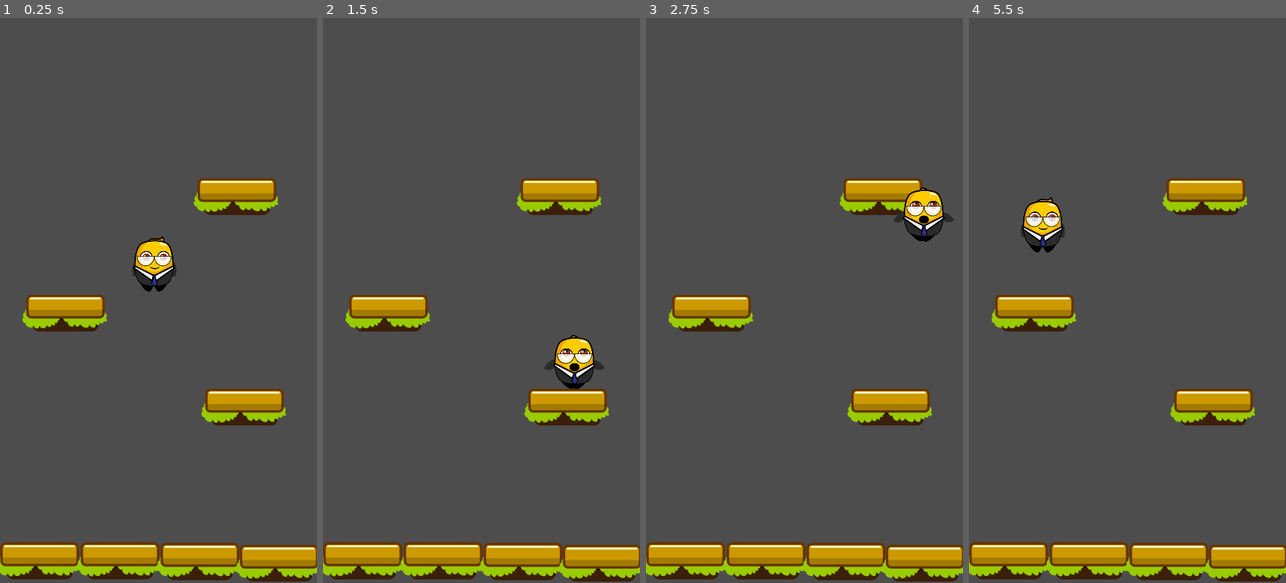
Above: before the commit, frames 1-4 (left to right).
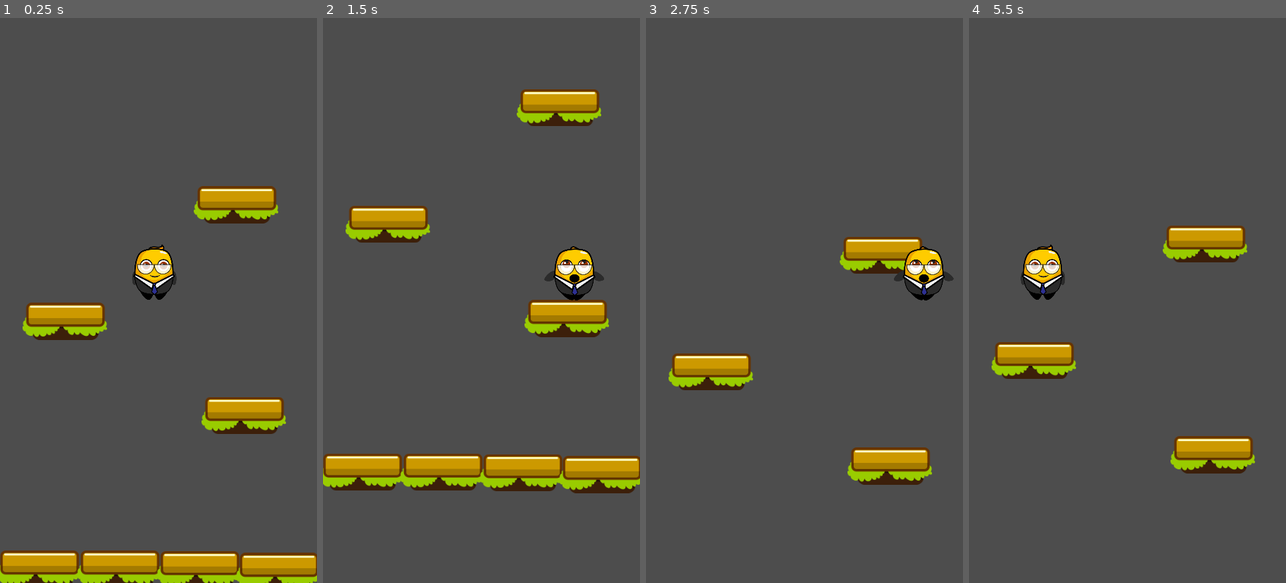
Above: after the commit, the same moments.

Repository: cmlf1598/jumper-jam
Game: Godot game, scene res://scenes/game.tscn
Same seed, same stepped clock (60 frames per second), same inputs: the game is played once before the commit and once after it.
Inputs:
- Up to frame 1 (0.25 s): no input
- Up to frame 2 (1.5 s): hold Right (move_right) 0.53-1.28 s; hold Left (move_left) from 1.28 s (still down)
- Up to frame 3 (2.75 s): release Left (move_left) at 2.03 s; hold Right (move_right) from 2.03 s (still down)
- Up to frame 4 (5.5 s): release Right (move_right) at 3.53 s; hold Left (move_left) from 3.53 s (still down)

The runs differ from the first frame. In frame 1, 13% of the frame differs, in the area x 0-100%, y 28-100%; in frame 2, 24%, in the area x 0-100%, y 12-100%; in frame 3, 18%; in frame 4, 18%.

Commit message:
Camera follows player

Diff:
--- /dev/null
+++ b/scenes/game_camera.tscn
@@ -0,0 +1,6 @@
+[gd_scene load_steps=2 format=3 uid="uid://brgf5i6fcj74v"]
+
+[ext_resource type="Script" path="res://scripts/game_camera.gd" id="1_5n7at"]
+
+[node name="GameCamera" type="Camera2D"]
+script = ExtResource("1_5n7at")
--- a/scripts/game.gd
+++ b/scripts/game.gd
@@ -1,11 +1,14 @@
 extends Node2D
 
+var camera_scene = preload("res://scenes/game_camera.tscn")
 
-# Called when the node enters the scene tree for the first time.
+var camera = null
+
 func _ready():
-	pass # Replace with function body.
+	camera = camera_scene.instantiate()
+	camera.setup_camera($Player)
+	add_child(camera) #camera as child of game scene
 
 
-# Called every frame. 'delta' is the elapsed time since the previous frame.
 func _process(delta):
 	pass
--- /dev/null
+++ b/scripts/game_camera.gd
@@ -0,0 +1,21 @@
+extends Camera2D
+
+# this var can only be a player.
+# The class_name "Player" is inside player scene.
+var player: Player = null
+
+func _ready():
+	global_position.x = get_viewport_rect().size.x / 2 # centers camera on x axis
+
+
+func _process(delta):
+	pass
+
+# func only accepts the player
+func setup_camera(_player: Player):
+	if _player != null:
+		player = _player
+
+func _physics_process(delta):
+	if player != null:
+		global_position.y = player.global_position.y
